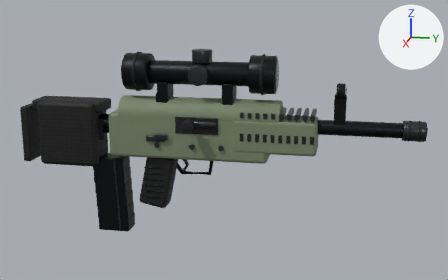
A saved change to the glTF model models/csgo/aug.glb.
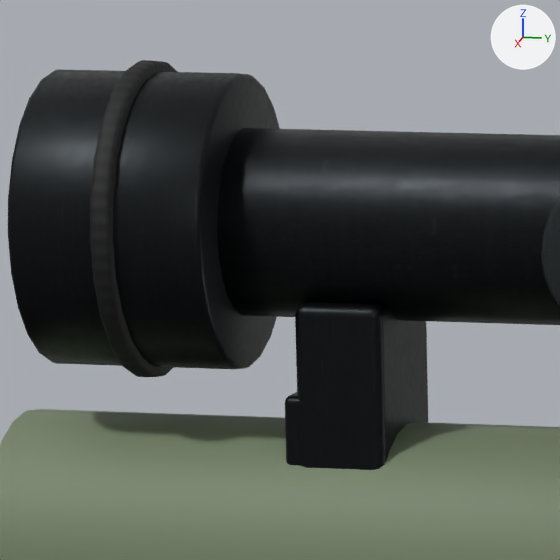
The first picture shows the older version from a camera (50 mm lens) standing at (1.322, 0.383, 0.327) and looking at (0.009, 0.12, -0.001). The close-ups show the older and then the newer version on the part from 27% to 42% of the width and 16% to 41% of the height of that picture. Only the edits that show in the close-ups are written down. The lights are fixed; the arrows at upper right show +X, +Y and +Z. Where no turn or scale is listed for an object, it has been applied to the vertices. Vertices at exactly the same position are counted once.

In view in the first close-up: 'weapon_Machined edges', 'weapon_Olive rifle finish', 'weapon_Parkerized steel', 'weapon_Polymer'.
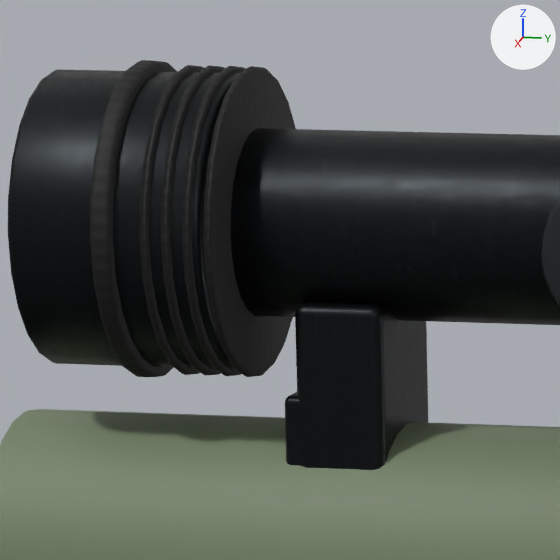
Boxes [x1, y1, x2, y2] around the edits, measured in the close-ups (560 x 560 px):
'weapon_Polymer', reshaped: before [90, 60, 177, 377]; after [90, 60, 296, 377]
part 1 of me_cylinder_008, added: after [203, 66, 296, 377]
part 2 of me_cylinder_008, added: after [182, 66, 246, 376]
part 3 of me_cylinder_008, added: after [161, 65, 225, 376]
part 4 of me_cylinder_008, added: after [140, 65, 204, 375]

Diff of the bpy script that builds the scene:
```diff
--- a/models/csgo/aug.glb.py
+++ b/models/csgo/aug.glb.py
@@ me_cylinder_008 @@
 # used by ob_weapon_polymer; location = (0.0, 0.514, 0.035)
-me_cylinder_008.from_pydata(...)  # 2920 vertices, 5716 faces; spans x -0.044..0.084, y -0.869..0.036, z -0.203..0.154
+me_cylinder_008.from_pydata(...)  # 4744 vertices, 9292 faces; spans x -0.044..0.084, y -0.869..0.036, z -0.203..0.158
+# me_cylinder_008 part 1: the loose piece of 120 vertices spanning x -0.011..0.011, y -0.134..-0.133, z 0.067..0.089 is copied, and the copy is scaled about its middle by (3.94, 2.5, 3.94), then moved by (0.0, -0.426, 0.032); it spans x -0.043..0.043, y -0.56..-0.558, z 0.067..0.153
+# me_cylinder_008 part 2: the loose piece of 120 vertices spanning x -0.011..0.011, y -0.134..-0.133, z 0.067..0.089 is copied, and the copy is scaled about its middle by (3.94, 2.5, 3.94), then moved by (0.0, -0.432, 0.032); it spans x -0.043..0.043, y -0.566..-0.564, z 0.067..0.153
+# me_cylinder_008 part 3: the loose piece of 120 vertices spanning x -0.011..0.011, y -0.134..-0.133, z 0.067..0.089 is copied, and the copy is scaled about its middle by (3.94, 2.5, 3.94), then moved by (0.0, -0.438, 0.032); it spans x -0.043..0.043, y -0.572..-0.57, z 0.067..0.153
+# me_cylinder_008 part 4: the loose piece of 120 vertices spanning x -0.011..0.011, y -0.134..-0.133, z 0.067..0.089 is copied, and the copy is scaled about its middle by (3.94, 2.5, 3.94), then moved by (0.0, -0.444, 0.032); it spans x -0.043..0.043, y -0.578..-0.576, z 0.067..0.153
+# other edits to the shape of me_cylinder_008 do not show in these pictures
 me_cylinder_008.materials.append(mat_polymer)
```
